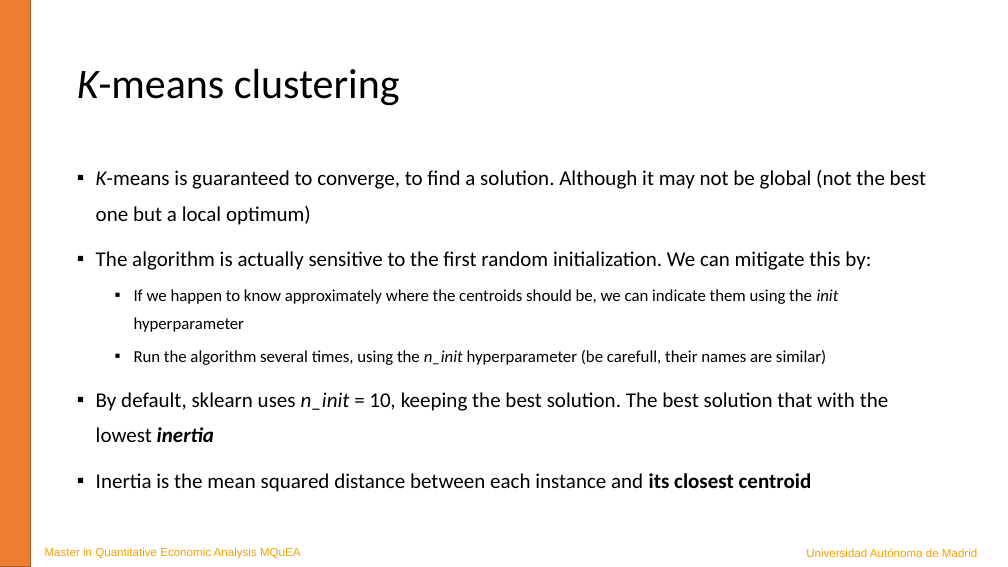
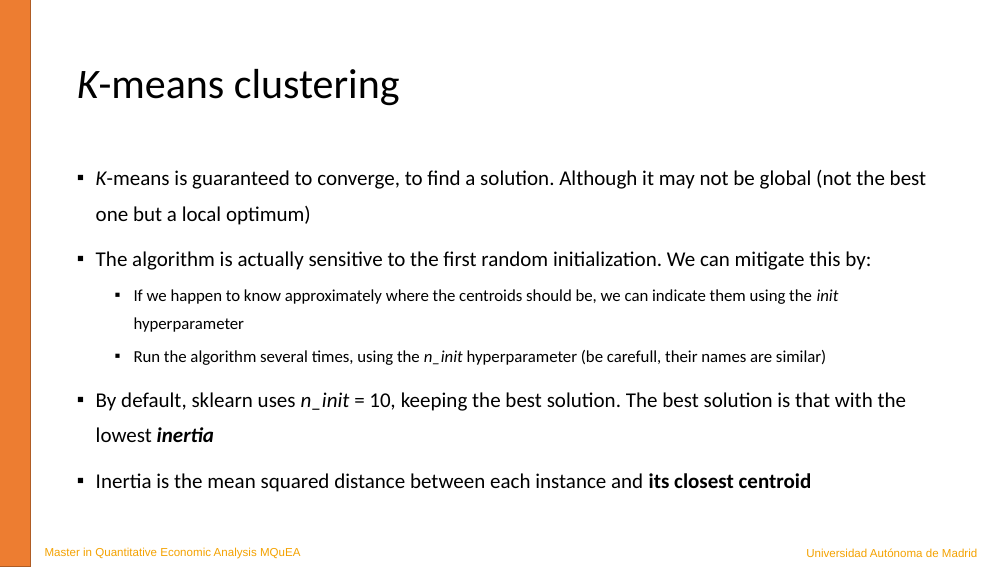
Before and after one commit to JavierBas/IMLEF-MQuEA, a slide deck: slide 7 of Course content/Slides/Topic 8 - Clustering.pptx. Drawn at 1008x567 pixels with LibreOffice and Linux fonts; fonts in the diff are those of the drawing. Boxes give left, top, right and bottom in pixels: in the first picture for what was removed or moved away, otherwise in the second. Text is boxed around its words. In the diff, an @@ line names an element or a change of style, - is before the commit and + after.

```diff
--- a/Course content/Slides/Topic 8 - Clustering.pptx
+++ b/Course content/Slides/Topic 8 - Clustering.pptx
@@ text at <box>96,392,907,442</box>: text changed @@
-▪ By default, sklearn uses n_init = 10, keeping the best solution. The best solution that with the lowest inertia
+▪ By default, sklearn uses n_init = 10, keeping the best solution. The best solution is that with the lowest inertia
```
Also in this commit, not shown: 4 other slides changed.
